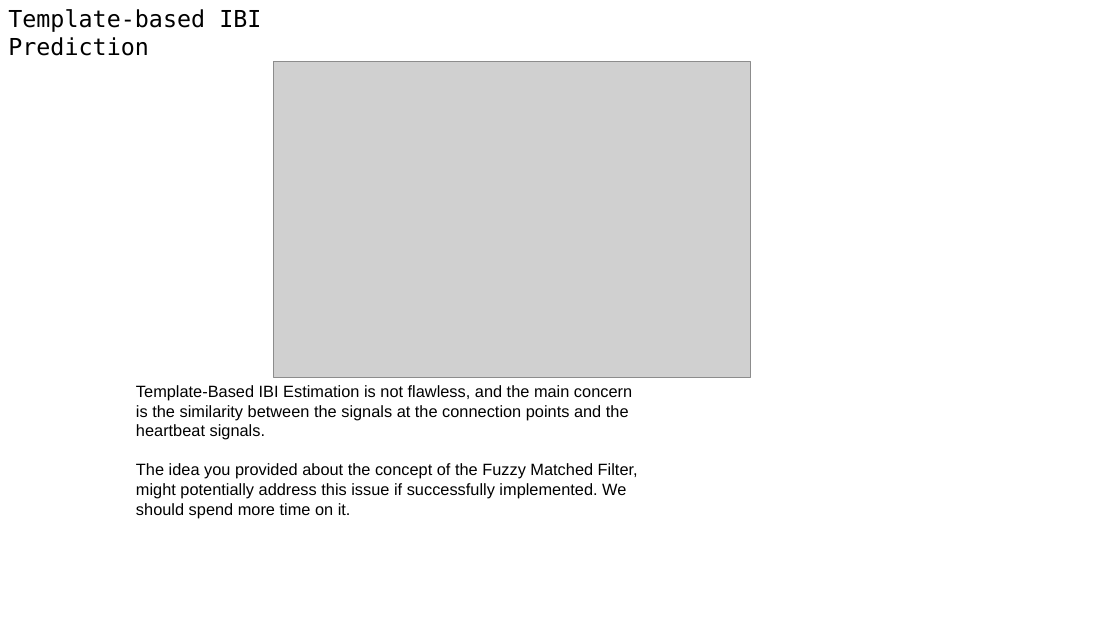
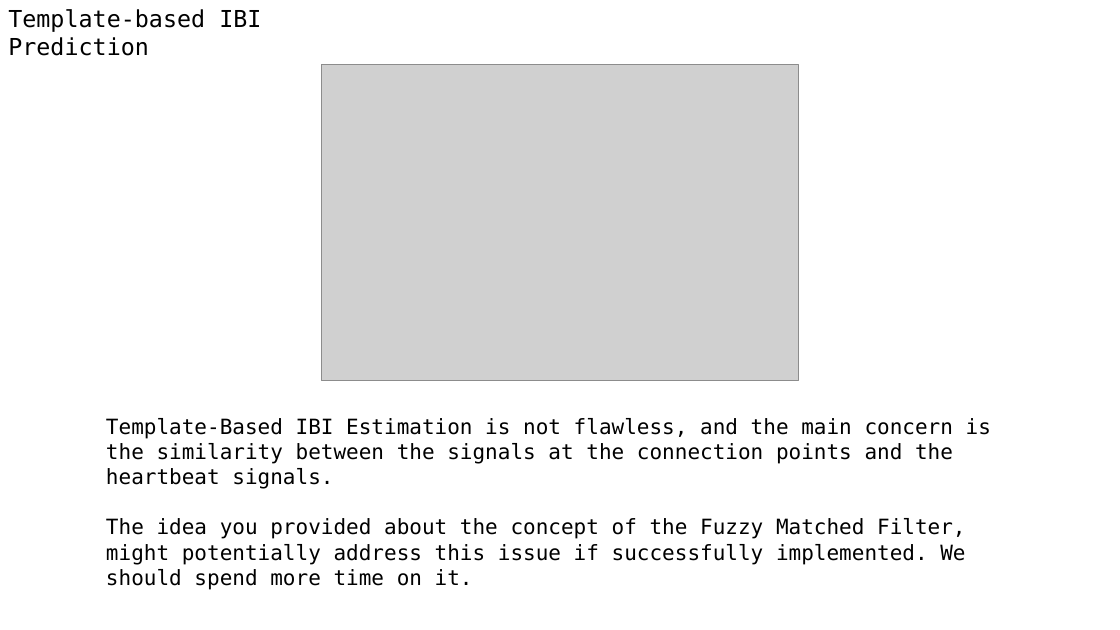
Before and after one commit to A-Big-Tortoise/Presentation, a slide deck: slide 10 of Presentation_0129_JiayuChen.pptx. Drawn at 1120x630 pixels with LibreOffice and Linux fonts; fonts in the diff are those of the drawing; grey boxes stand for pictures. Boxes give left, top, right and bottom in pixels: in the first picture for what was removed or moved away, otherwise in the second. Text is boxed around its words. In the diff, an @@ line names an element or a change of style, - is before the commit and + after.

```diff
--- a/Presentation_0129_JiayuChen.pptx
+++ b/Presentation_0129_JiayuChen.pptx
@@ picture: place and size @@
-picture at bbox=[273, 61, 750, 377]
+picture at bbox=[322, 65, 799, 381]
@@ text "Template-Based IBI Estimation is not ...": place and size @@
-text "Template-Based IBI Estimation is not ..." at bbox=[136, 385, 638, 518]
+text "Template-Based IBI Estimation is not ..." at bbox=[106, 418, 991, 590]
@@ text "Template-Based IBI Estimation is not ..." at bbox=[106, 418, 991, 590]: size 14 to 18 pt, font Arial to DejaVu Sans Mono @@
```
Also in this commit, not shown: 14 other slides changed, 1 slide added.
